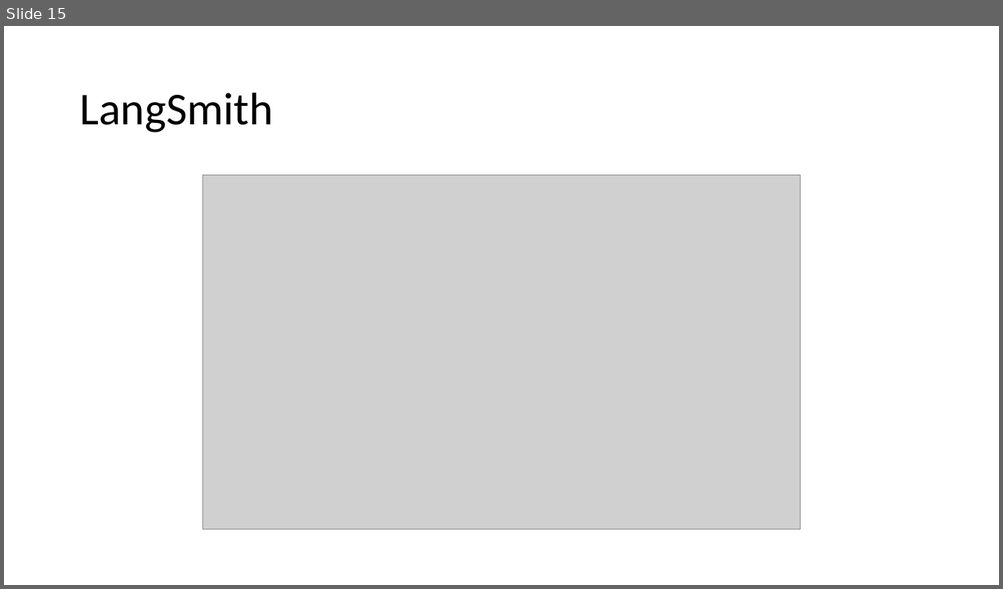
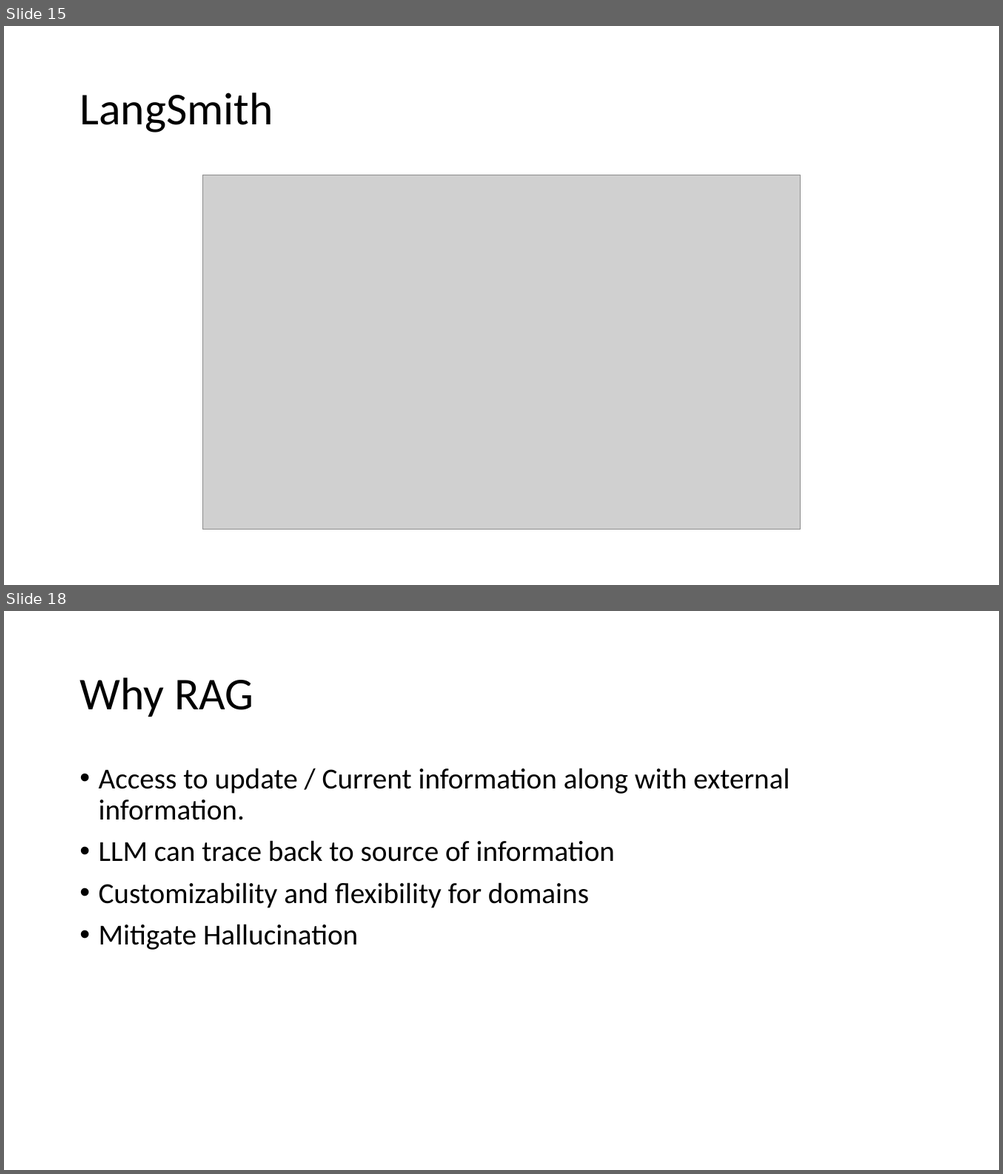
Before and after one commit to basudev2016/genai-dsc-2024, a slide deck: GenAI-4.pptx. Shown one above the other, each under a label of ours: slide 15 before the commit, slides 15 and 18 after it; the slides between them are not shown. The pictures are 1003x589 and 1003x1174 pixels, drawn with LibreOffice and Linux fonts; fonts in the diff are those of the drawing; grey boxes stand for pictures. Boxes give left, top, right and bottom in pixels: in the first picture for what was removed or moved away, otherwise in the second. Text is boxed around its words. In the diff, an @@ line names an element or a change of style, - is before the commit and + after.

```diff
--- a/GenAI-4.pptx
+++ b/GenAI-4.pptx
@@ slide 18 added at (4,611,999,1170), background #FFFFFF @@
@@ title added at (79,678,253,717), 44 pt, text #000000 @@
+Why RAG
@@ text added at (99,768,789,950), 28 pt, text #000000 @@
+• Access to update / Current information along with external information.
+• LLM can trace back to source of information
+• Customizability and flexibility for domains
+• Mitigate Hallucination
```
Also in this commit, not shown: 3 other slides added, 4 other files.
